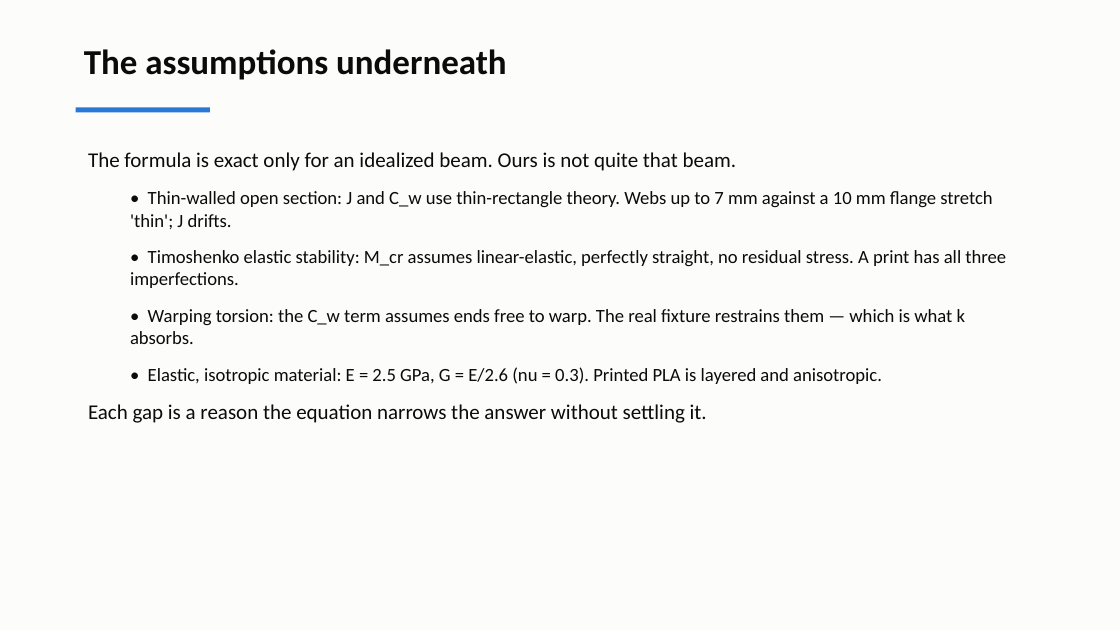
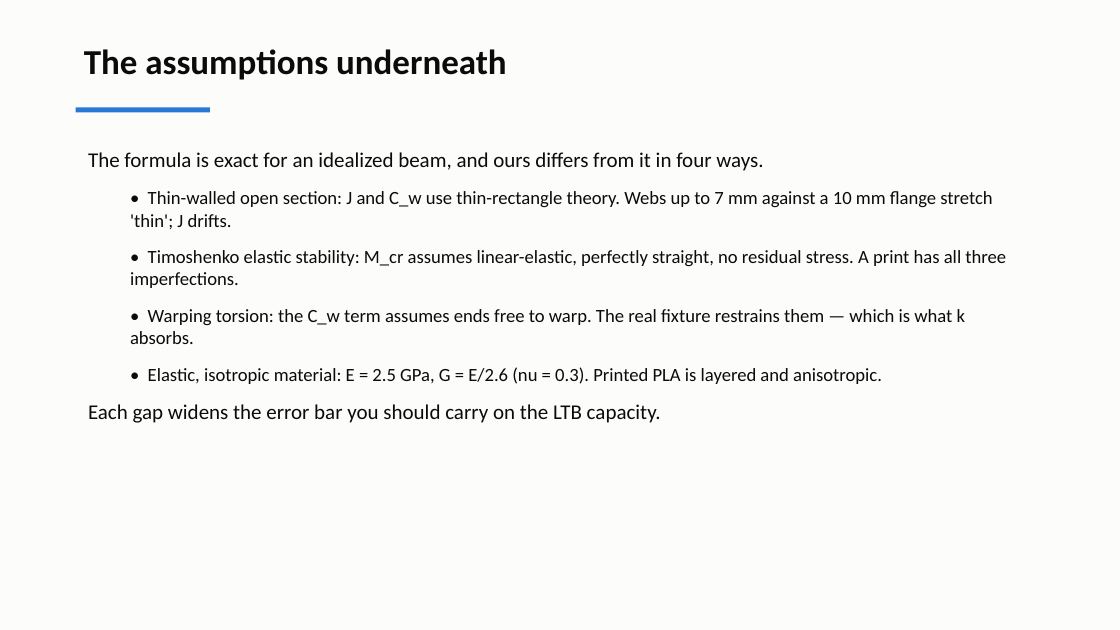
Before and after one commit to andrewvoss8-boop/core-me-data-science-activities-public, a slide deck: slide 17 of me323/Module1_drafts/ME323_Module1_Lecture1.pptx. Drawn at 1120x630 pixels with LibreOffice and Linux fonts; fonts in the diff are those of the drawing. Boxes give left, top, right and bottom in pixels: in the first picture for what was removed or moved away, otherwise in the second. Text is boxed around its words. In the diff, an @@ line names an element or a change of style, - is before the commit and + after.

```diff
--- a/me323/Module1_drafts/ME323_Module1_Lecture1.pptx
+++ b/me323/Module1_drafts/ME323_Module1_Lecture1.pptx
@@ text at box(88, 152, 763, 171): text changed @@
-The formula is exact only for an idealized beam. Ours is not quite that beam.
+The formula is exact for an idealized beam, and ours differs from it in four ways.
@@ text at box(88, 404, 661, 423): text changed @@
-Each gap is a reason the equation narrows the answer without settling it.
+Each gap widens the error bar you should carry on the LTB capacity.
```
Also in this commit, not shown: 4 other slides changed, 5 other files.
